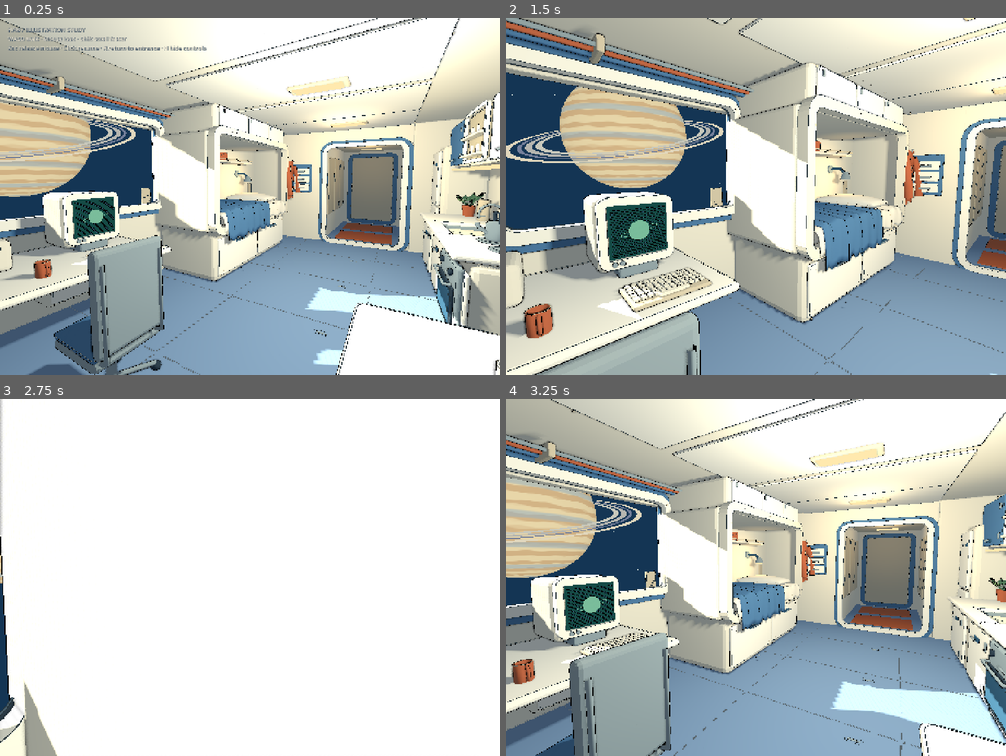
Above: before the commit, frames 1-4 (two rows, left to right).
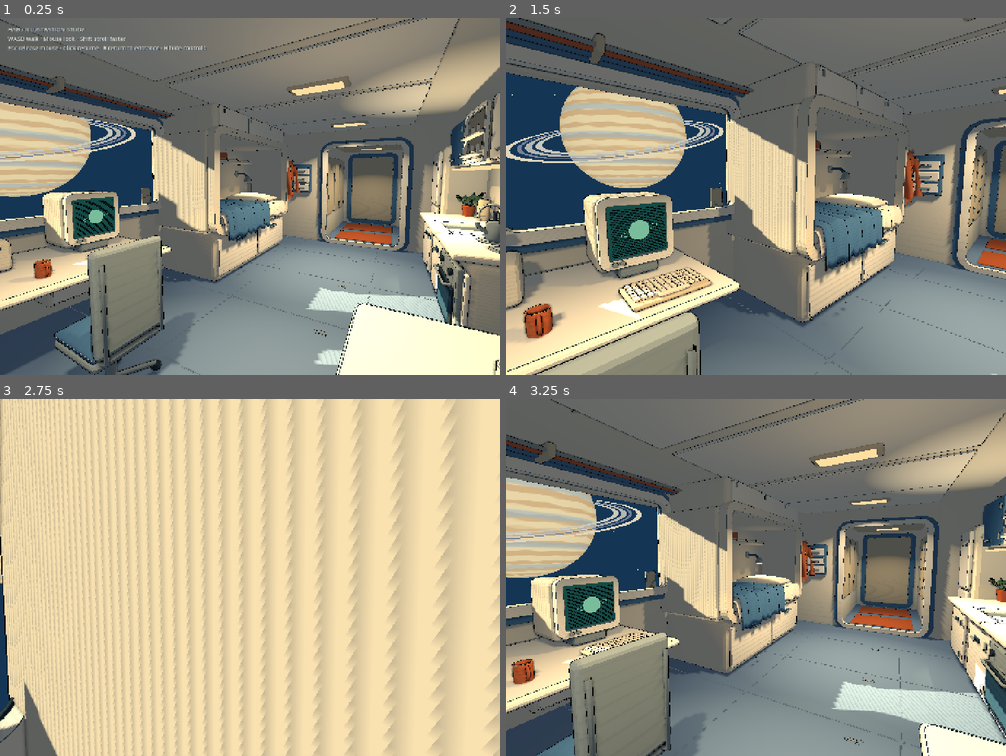
Above: after the commit, the same moments.

Repository: spicymahi/space-trucking
Game: Godot game, scene res://room.tscn
The game is run twice, just before and just after one commit, with the same random seed, the same clock (stepped at 60 frames per second) and the same inputs.
Inputs (mouse positions are in pixels of both pictures, inside the frame that each line leads up to):
- Up to frame 1 (0.25 s): no input
- Up to frame 2 (1.5 s): tap Enter at 0.5 s; move the mouse to (781, 196) at 0.52 s; hold W from 0.53 s (still down); tap R at 0.6 s; move the mouse to (731, 196) at 1.27 s; tap H at 1.35 s
- Up to frame 3 (2.75 s): keep holding W; move the mouse to (260, 570) at 2.02 s; hold Shift from 2.03 s (still down)
- Up to frame 4 (3.25 s): keep holding W; move the mouse to (751, 584) at 2.77 s; release Shift at 2.78 s; tap R at 2.85 s

The runs differ from the first frame. In frame 1, 83% of the frame differs, in the area x 0-100%, y 0-100%; in frame 2, 76%; in frame 3, 99%; in frame 4, 82%.

Commit message:
Warm hab lighting and strengthen directional shadows

Diff:
--- a/studies/moebius_hab/scripts/room.gd
+++ b/studies/moebius_hab/scripts/room.gd
@@ -46,7 +46,8 @@
             var title:String=source.resource_name
             if title in ["Light","CRT","Phosphor"]:
                 var flat:=StandardMaterial3D.new();flat.shading_mode=BaseMaterial3D.SHADING_MODE_UNSHADED
-                flat.albedo_color=source.albedo_color;mesh.set_surface_override_material(i,flat)
+                flat.albedo_color=Color("ffdf9f") if title=="Light" else source.albedo_color
+                mesh.set_surface_override_material(i,flat)
             elif title in ["Ink","Seam"]:
                 var ink:=StandardMaterial3D.new();ink.shading_mode=BaseMaterial3D.SHADING_MODE_UNSHADED
                 ink.albedo_color=source.albedo_color;mesh.set_surface_override_material(i,ink)
@@ -72,27 +73,39 @@
     var e:=env.environment
     e.background_mode=Environment.BG_COLOR;e.background_color=Color("173654")
     e.ambient_light_source=Environment.AMBIENT_SOURCE_COLOR
-    e.ambient_light_color=Color("b8c7dd");e.ambient_light_energy=0.53
+    # Restrained violet-grey bounce leaves room for warm practicals and dark recesses.
+    e.ambient_light_color=Color("b4bfd3");e.ambient_light_energy=0.30
     e.tonemap_mode=Environment.TONE_MAPPER_LINEAR;e.tonemap_exposure=1.0
     e.ssao_enabled=true;e.ssao_radius=0.28;e.ssao_intensity=1.5;e.ssao_power=1.5
     var sun:=DirectionalLight3D.new();add_child(sun);sun.name="WindowSun"
-    sun.rotation_degrees=Vector3(-24,-65,0);sun.light_color=Color("fff0d5");sun.light_energy=1.15
+    sun.rotation_degrees=Vector3(-24,-65,0);sun.light_color=Color("ffdda5");sun.light_energy=1.10
+    sun.light_angular_distance=0.0
     sun.shadow_enabled=true;sun.directional_shadow_mode=DirectionalLight3D.SHADOW_PARALLEL_4_SPLITS
-    sun.directional_shadow_max_distance=18;sun.shadow_bias=0.12;sun.shadow_normal_bias=0.60
-    _omni(Vector3(.65,2.03,-1.20),Color("fff0d2"),0.85,6.5,true)
-    _omni(Vector3(.20,2.2,-3.85),Color("fff0d2"),0.40,4.5)
-    for p in [Vector3(0,2.48,0.9),Vector3(0,2.48,-2.0),Vector3(0,2.48,-4.4)]:
-        _omni(p,Color("ffe1ad"),0.15,2.7)
-    _omni(Vector3(-1.98,1.46,-4.07),Color("ffdc95"),0.27,1.1)
-    _omni(Vector3(1.70,1.59,-3.1),Color("fff0c4"),0.19,1.7)
-    _omni(Vector3(.42,2.2,-6.6),Color("ffe4b5"),.32,2.4)
+    sun.directional_shadow_max_distance=18;sun.shadow_bias=0.10;sun.shadow_normal_bias=0.35
+    # A small bounce contribution, rather than a room-wide key which washes out shadows.
+    _omni(Vector3(.65,1.95,-1.20),Color("ffe0b0"),0.16,4.4)
+    for p in [Vector3(.20,2.60,0.9),Vector3(.20,2.60,-2.0),Vector3(.20,2.60,-4.4)]:
+        _spot(p,p+Vector3.DOWN,Color("ffd39a"),1.20,4.0,65.0)
+    _spot(Vector3(-1.98,1.465,-4.07),Vector3(-1.75,0.95,-3.9),Color("ffd088"),0.70,1.75,53.0)
+    _omni(Vector3(-1.86,1.40,-4.03),Color("ffda9b"),0.10,1.15)
+    _omni(Vector3(1.70,1.59,-3.1),Color("ffdaa0"),0.36,1.85,true)
+    _spot(Vector3(.42,2.36,-6.6),Vector3(.42,.2,-6.6),Color("ffd7a0"),.55,3.1,64.0)
 
 func _omni(p:Vector3,c:Color,energy:float,radius:float,shadow:bool=false) -> void:
     var light:=OmniLight3D.new();add_child(light);light.position=p;light.light_color=c
     light.light_energy=energy;light.omni_range=radius;light.omni_attenuation=1.1
     light.light_specular=0;light.shadow_enabled=shadow
     if shadow:
-        light.light_size=0.15;light.shadow_bias=0.10;light.shadow_normal_bias=0.4
+        light.light_size=0.0;light.shadow_bias=0.08;light.shadow_normal_bias=0.3
+
+func _spot(p:Vector3,target:Vector3,c:Color,energy:float,radius:float,angle:float) -> void:
+    var light:=SpotLight3D.new();add_child(light);light.position=p
+    # A forward vector parallel to UP requires a different look-at reference axis.
+    light.look_at(target,Vector3.FORWARD if absf((target-p).normalized().y)>.98 else Vector3.UP)
+    light.light_color=c;light.light_energy=energy;light.light_specular=0.0
+    light.spot_range=radius;light.spot_angle=angle;light.spot_attenuation=1.1
+    light.spot_angle_attenuation=0.65;light.light_size=0.0
+    light.shadow_enabled=true;light.shadow_bias=0.08;light.shadow_normal_bias=0.30
 
 func _space_view() -> void:
     # Newly generated backdrop geometry; the reference image is never used as scenery.
Binary file changed: studies/moebius_hab/review/01-concept.png
Binary file changed: studies/moebius_hab/review/02-bunk.png
Binary file changed: studies/moebius_hab/review/03-galley.png
Binary file changed: studies/moebius_hab/review/04-reverse.png
Binary file changed: studies/moebius_hab/review/05-desk.png
Not shown, changed: studies/moebius_hab/review/render-check.txt
Not shown, changed: docs/HANDOFF.md
Not shown, changed: studies/moebius_hab/README.md
